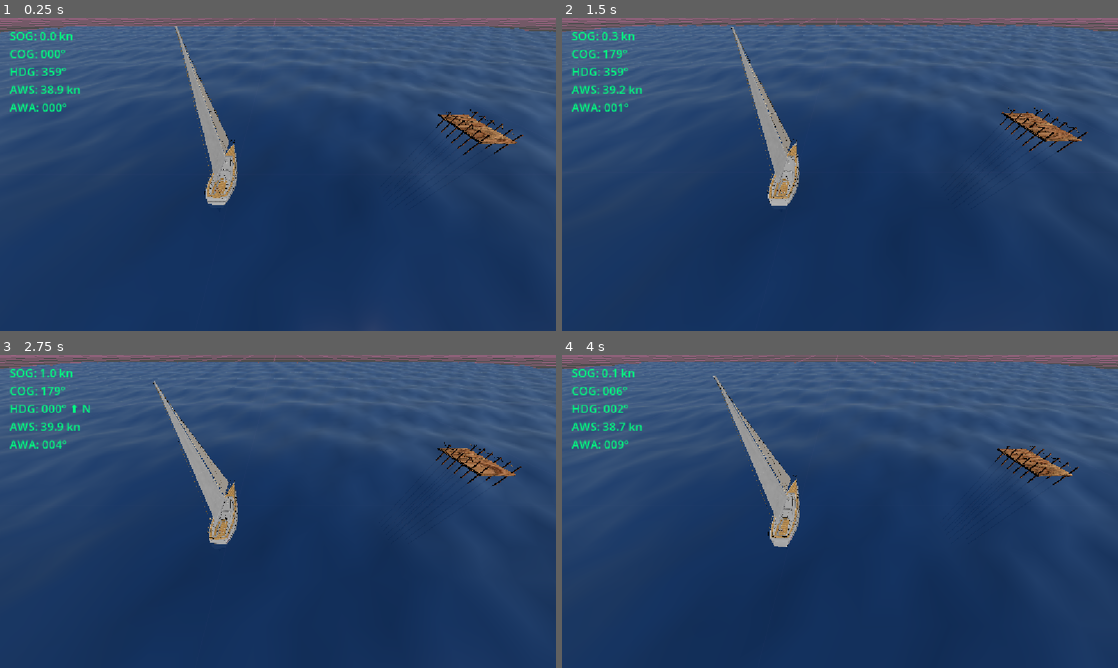
Above: before the commit, frames 1-4 (two rows, left to right).
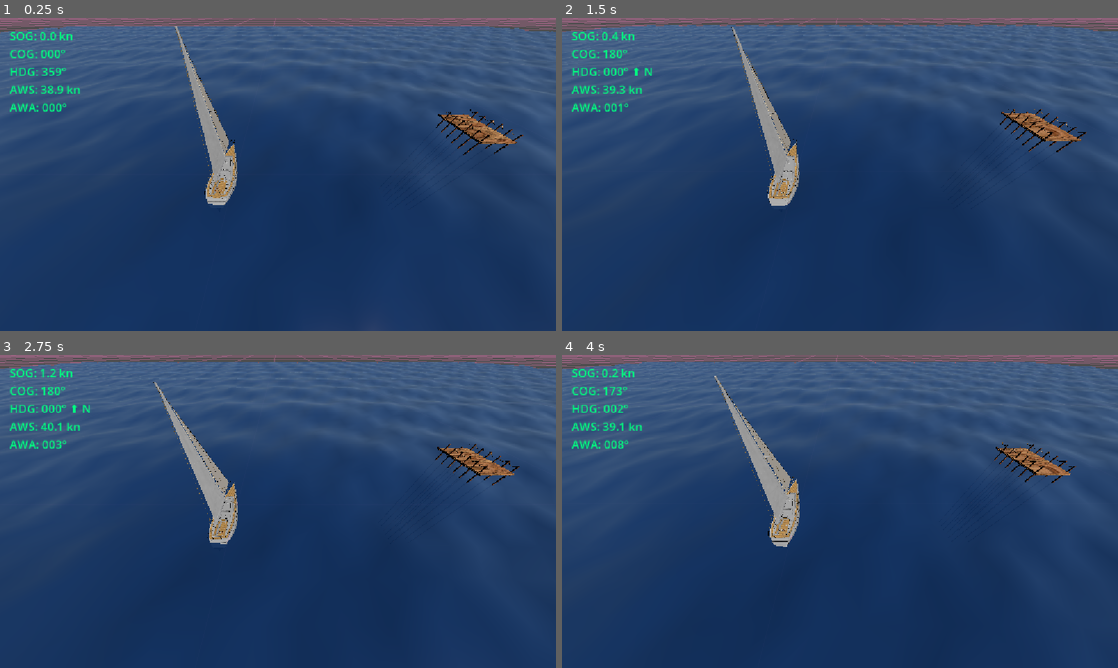
Above: after the commit, the same moments.

Repository: ivanmielnic5-eye/NaveGo
Game: Godot game, scene res://main.tscn
Two runs of this game, one before a commit and one after it. Both use one fixed random seed, a clock stepped at 60 frames per second and the inputs below.
Inputs:
- Up to frame 1 (0.25 s): no input
- Up to frame 2 (1.5 s): tap Enter at 0.5 s; hold D 0.53-1.28 s; tap Q at 0.6 s; hold S from 1.28 s (still down); tap E at 1.35 s
- Up to frame 3 (2.75 s): release S at 2.03 s; hold D from 2.03 s (still down); tap Z at 2.1 s
- Up to frame 4 (4 s): release D at 2.78 s; hold W 2.78-3.53 s; tap X at 2.85 s; hold A from 3.53 s (still down); tap 1 at 3.6 s

The runs differ from the first frame. In frame 1, less than 0.1% of the frame differs, in the area x 38-93%, y 30-60%; in frame 2, 0.8%; in frame 3, 1.1%; in frame 4, 1.2%, in the area x 0-100%, y 0-62%.

Commit message:
Ajustar wind_strength a 3.5 en main.tscn

Diff:
--- a/main.tscn
+++ b/main.tscn
@@ -76,7 +76,7 @@
 transform = Transform3D(-0.1, 0, 0, 0, 0.1, 0, 0, 0, -0.1, 0, 0, 0)
 script = ExtResource("3_wind")
 target_path = NodePath("../SailboatBody")
-wind_strength = 0.5
+wind_strength = 3.5
 gust_amplitude = 0.3
 direction_variation = 0.0
 
